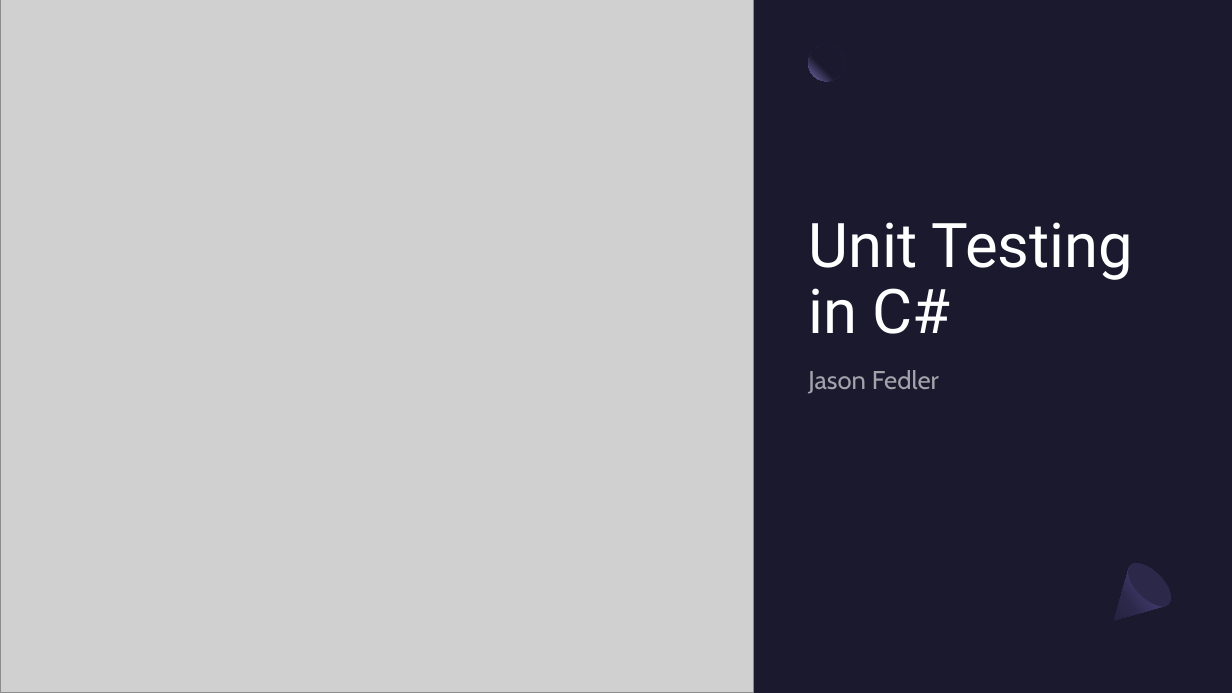
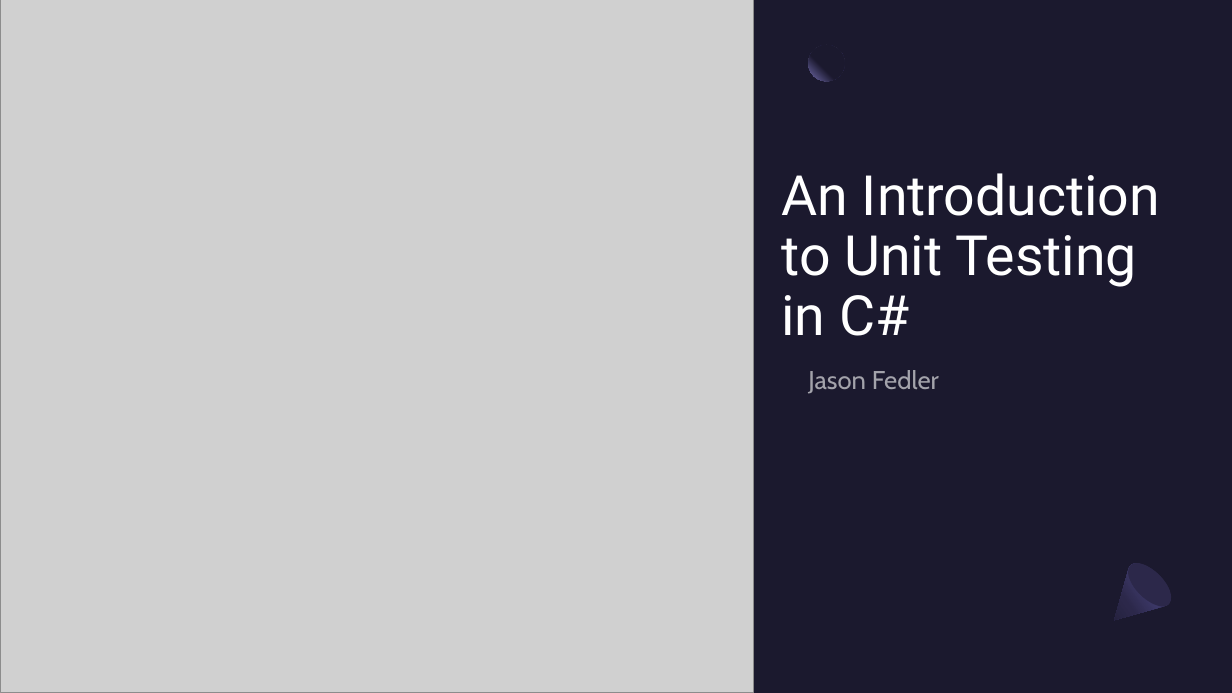
Before and after one commit to Three97/UnitTestingPresentation, a slide deck: slide 1 of PowerPoint/UnitTestingInCSharp.pptx. Drawn at 1232x693 pixels with LibreOffice and Linux fonts; fonts in the diff are those of the drawing; grey boxes stand for pictures. Boxes give left, top, right and bottom in pixels: in the first picture for what was removed or moved away, otherwise in the second. Text is boxed around its words. In the diff, an @@ line names an element or a change of style, - is before the commit and + after.

Commit message:
updates slide title and readme contents;

```diff
--- a/PowerPoint/UnitTestingInCSharp.pptx
+++ b/PowerPoint/UnitTestingInCSharp.pptx
@@ title at bbox=[781, 173, 1160, 336]: text changed; size 48 to 43.2 pt @@
-Unit Testing in C#
+An Introduction to Unit Testing in C#
```
Also in this commit, not shown: 1 other file.
